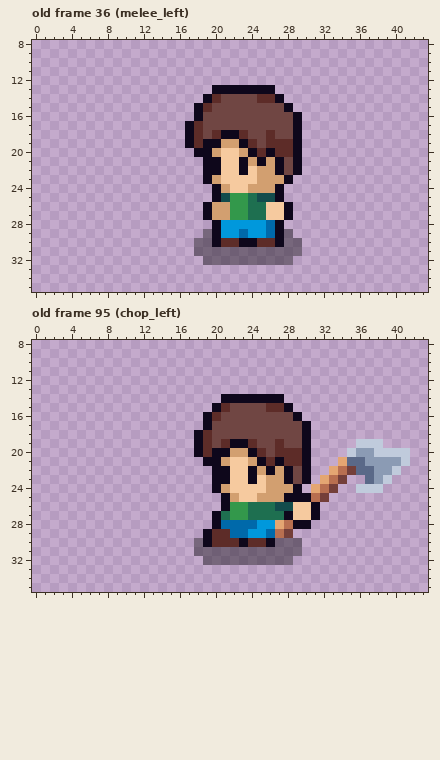
Two states of a pixel-art file, assets/player.aseprite. Above, as it was before the edit.
48x48 pixels, 180 frames. Shown: old frame 36 (melee_left): x 0..43, y 8..35; old frame 95 (chop_left): x 0..43, y 8..35. The commit also changed other frames, which this record leaves out.
After the commit:
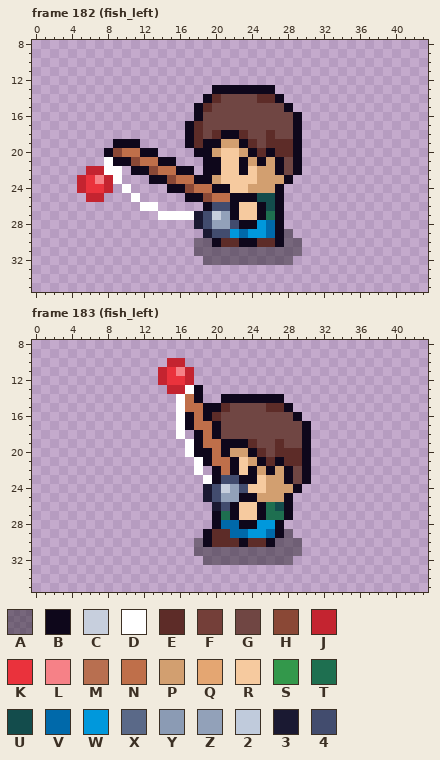
Palette (. is transparent): A #00000064  B #0e071b  C #c7cfdd  D #ffffff  E #5d2c28  F #743f39  G #704643  H #8a4836  J #c42430  K #ea323c  L #f68187  M #b86f50  N #bf6f4a  P #d29f70  Q #e4a672  R #f6ca9f  S #33984b  T #1e6f50  U #134c4c  V #0069aa  W #0098dc  X #5a6988  Y #8b9bb4  Z #92a1b9  2 #c0cbdc  3 #1a1932  4 #424c6e
A new or re-ordered frame is compared with the old frame closest to it.
Diff:
frames 180 -> 213
Frame 182 (fish_left) is new; against old frame 36 (melee_left):
y 19: x 9..11 ... -> BBB
y 20: x 8..13 ...... -> BHNNBB
y 21: x 8..15 ........ -> DBBHNNBB
y 22: x 6..9 .... -> JJDD; x 11..17 ....... -> BBHNNBB
y 23: x 5..9 ..... -> JKLJD; x 13..18 ...... -> BBHNNB
y 24: x 5..8 .... -> JKKJ; x 10 . -> D; x 15..19 ..... -> BBHNN; x 21 P -> B
y 25: x 6..7 .. -> JJ; x 11 . -> D; x 17..24 ...BUSST -> BBHNNBBB
y 26: x 12..13 .. -> DD; x 20..28 PPSSTTRRB -> 44BRRBUB.
y 27: x 14..28 .....BPPSSTTRRB -> DDDD34CZBRRBTB.
y 28: x 18..24 ..BWWWW -> 34ZZ4BB
y 29: x 19..21 ABW -> 344
Frame 183 (fish_left) is new; against old frame 95 (chop_left):
y 10: x 15..16 .. -> JJ
y 11: x 14..17 .... -> JKLJ
y 12: x 14..17 .... -> JKKJ
y 13: x 15..18 .... -> JJDB
y 14: x 16..18 ... -> DNB
y 15: x 16..19 .... -> DNNB
y 16: x 16..18 ... -> DBN
y 17: x 16..20 ...BG -> DBNNB
y 18: x 16 . -> D; x 19..20 EG -> NB
y 19: x 17 . -> D; x 19..21 EGE -> NNB; x 36..38 222 -> ...
y 20: x 17 . -> D; x 19..20 EB -> BN; x 35..41 2YY2222 -> .......
y 21: x 18 . -> D; x 20..22 BPR -> NNB; x 34..41 QXXYYYY2 -> ........
y 22: x 18 . -> D; x 21..22 BR -> NB; x 33..40 QMFXXYY2 -> ........
y 23: x 19 . -> D; x 21..23 BRR -> 44B; x 32..34 QMF -> ...; x 37..39 XY2 -> ...
y 24: x 19..23 .BPRR -> 34CZ4; x 31..33 QMF -> ...; x 36..38 222 -> ...
y 25: x 19..24 ..BPRR -> 34ZZBB; x 29..32 BBMF -> ....
y 26: x 20..25 .BSSTT -> 34BRRB; x 28..31 URRB -> B...
y 27: x 22..25 SSTT -> BRRB; x 29..31 RRB -> ...
y 28: x 23..24 VV -> BB; x 27..30 QMBB -> B...
y 29: x 27..28 MF -> BA
Pixel boxes of the changes (left, top, right, bottom) in both pictures:
changed: (77, 139, 293, 238)
changed: (158, 358, 410, 538)
